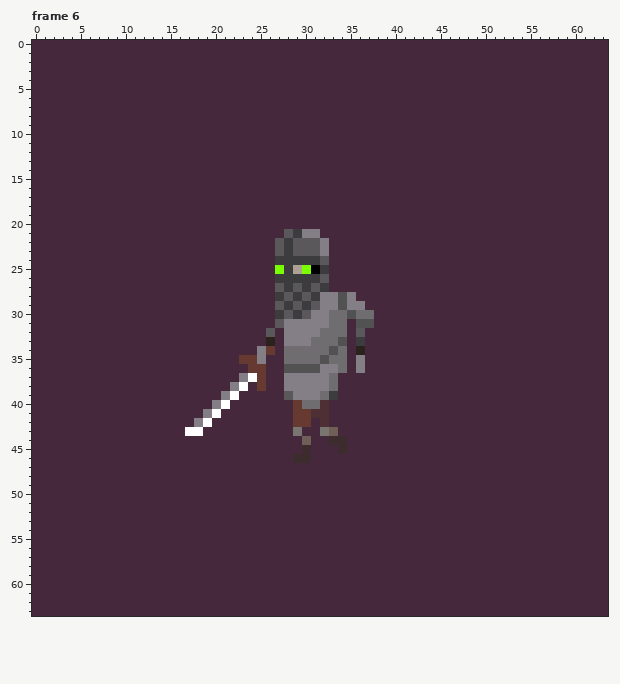
One commit to this pixel-art file: assets/aseprite/skeleton/skeleton_walk.ase. The picture above was drawn from the file before the commit.
64x64 pixels, 8 frames. Shown: frame 6. The commit also changed other frames, which this record leaves out.
And afterwards:
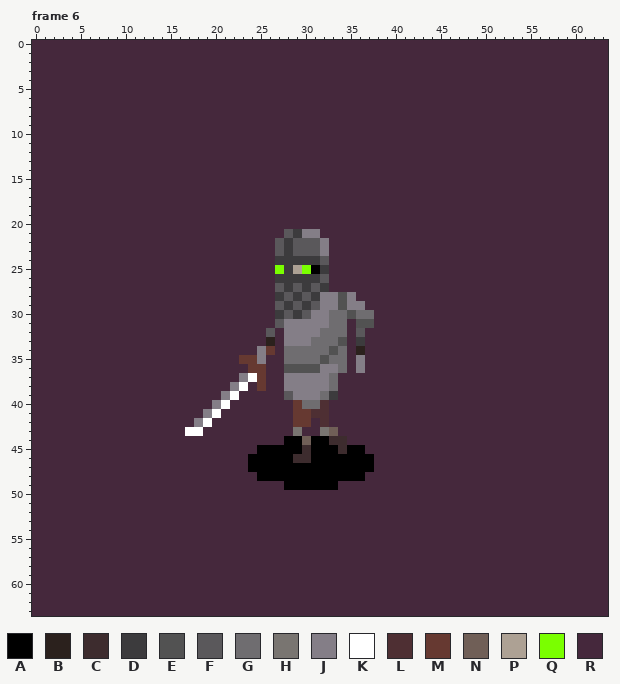
Palette (. is transparent): A #000000  B #2b211d  C #3d2c2e  D #3c3b3d  E #525252  F #5a585b  G #6f6d70  H #797571  J #847e87  K #ffffff  L #4e2f33  M #663931  N #705f57  P #ada194  Q #7aff00  R #45283c
From old to new:
{"change": "layer \"shadow\" added"}
{"where": "frame 6, layer \"shadow\""}
{"frame":6,"y":44,"x":28,"old":"RR","new":"AA"}
{"frame":6,"y":44,"x":31,"old":"RR","new":"AA"}
{"frame":6,"y":45,"x":25,"old":"RRRRR","new":"AAAAA"}
{"frame":6,"y":45,"x":31,"old":"RRR","new":"AAA"}
{"frame":6,"y":45,"x":35,"old":"RR","new":"AA"}
{"frame":6,"y":46,"x":24,"old":"RRRRR","new":"AAAAA"}
{"frame":6,"y":46,"x":31,"old":"RRRRRRR","new":"AAAAAAA"}
{"frame":6,"y":47,"x":24,"old":"RRRRRRRRRRRRRR","new":"AAAAAAAAAAAAAA"}
{"frame":6,"y":48,"x":25,"old":"RRRRRRRRRRRR","new":"AAAAAAAAAAAA"}
{"frame":6,"y":49,"x":28,"old":"RRRRRR","new":"AAAAAA"}
{"label":"changed","picture_box":[248,436,374,490]}
